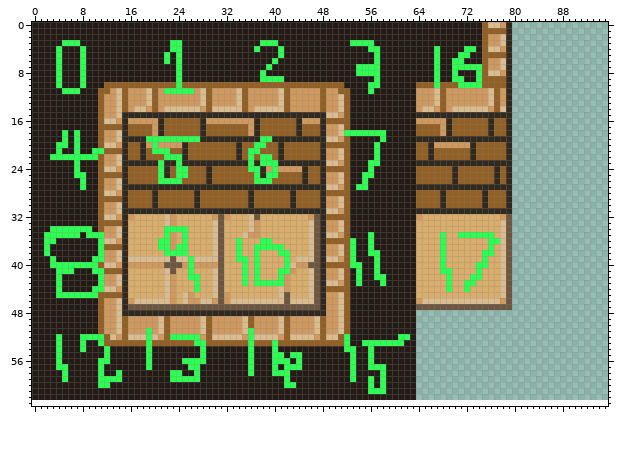
File history of a pixel-art file, assets/tiles/sandstone_tile.ase. The first picture shows the starting point.
96x63 pixels, 1 frame. The old version is drawn lined up with the new one, on the new canvas.
And afterwards:
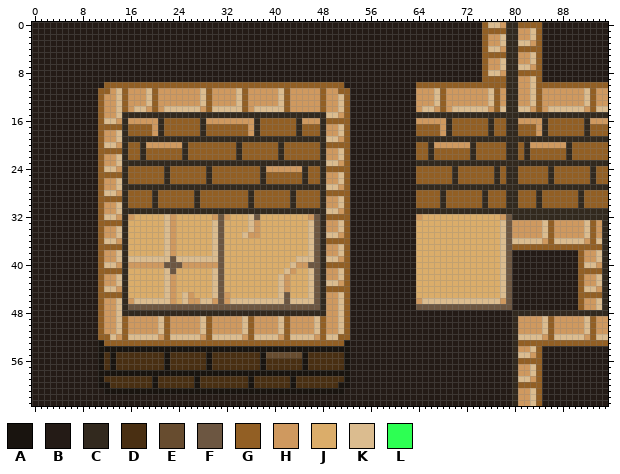
Palette (. is transparent): A #19140f  B #241b16  C #32291e  D #492f12  E #674c2f  F #6c5641  G #925f24  H #cf995f  J #dbad6a  K #dbbc8f  L #2dff53
Difference:
canvas 96x63 -> 96x64
y 0: x 80..95 ................ -> CGGGGBBBBBBBBBBB
y 1..2: x 80..95 ................ -> CHHKGBBBBBBBBBBB
y 3: x 5..7 LLL -> BBB; x 23..24 LL -> BB; x 38..40 LLL -> BBB; x 53..56 LLLL -> BBBB; x 80..95 ................ -> CKKHGBBBBBBBBBBB
y 4: x 4 L -> B; x 8 L -> B; x 23..24 LL -> BB; x 37 L -> B; x 41 L -> B; x 56..57 LL -> BB; x 67 L -> B; x 72..73 LL -> BB; x 80..95 ................ -> CGGGGBBBBBBBBBBB
y 5: x 4 L -> B; x 8 L -> B; x 22 L -> B; x 24 L -> B; x 41 L -> B; x 57 L -> B; x 67 L -> B; x 71..72 LL -> BB; x 80..95 ................ -> CHHKGBBBBBBBBBBB
y 6: x 4 L -> B; x 8 L -> B; x 22 L -> B; x 24 L -> B; x 40 L -> B; x 57 L -> B; x 67 L -> B; x 70..71 LL -> BB; x 80..95 ................ -> CHHKGBBBBBBBBBBB
y 7: x 4 L -> B; x 8 L -> B; x 24 L -> B; x 39 L -> B; x 54..57 LLLL -> BBBB; x 67 L -> B; x 70..74 LLLLL -> BBBBB; x 80..95 ................ -> CKKHGBBBBBBBBBBB
y 8: x 4 L -> B; x 8 L -> B; x 24 L -> B; x 38 L -> B; x 54..57 LLLL -> BBBB; x 67 L -> B; x 70 L -> B; x 74 L -> B; x 80..95 ................ -> CGGGGBBBBBBBBBBB
y 9: x 4 L -> B; x 8 L -> B; x 24 L -> B; x 38..41 LLLL -> BBBB; x 57 L -> B; x 67 L -> B; x 70..71 LL -> BB; x 74 L -> B; x 80..95 ................ -> CHHKGBBBBBBBBBBB
y 10: x 4 L -> B; x 8 L -> B; x 24 L -> G; x 56..57 LL -> BB; x 67 L -> G; x 71..74 LLLL -> GGGG; x 80..95 ................ -> CHHKGGGGGGGGGGGG
y 11: x 5..7 LLL -> BBB; x 22..26 LLLLL -> HHHHH; x 56 L -> B; x 80..95 ................ -> CHHKGHHHHHHHKGHH
y 12..13: x 80..95 ................ -> CHHKGHHHHHHHKGHH
y 14: x 80..95 ................ -> CKKHGHKKKKKKHGKK
y 15: x 80..95 ................ -> CCCCCCCCCCCCCCCC
y 16: x 80..95 ................ -> CHHHHCGGGGGGCHHH
y 17: x 80..95 ................ -> CGGGHCGGGGGGCGGG
y 18: x 5 L -> B; x 7 L -> B; x 52..58 LLLLLLL -> GBBBBBB; x 80..95 ................ -> CGGGHCGGGGGGCGGG
y 19: x 5 L -> B; x 7 L -> B; x 19..27 LLLLLLLLL -> CCCCCCCCC; x 38..39 LL -> CC; x 58 L -> B; x 80..95 ................ -> CCCCCCCCCCCCCCCC
y 20: x 4..5 LL -> BB; x 7 L -> B; x 20 L -> H; x 37..38 LL -> GG; x 57 L -> B; x 80..95 ................ -> CGCHHHHHHCGGGGGG
y 21: x 4 L -> B; x 7 L -> B; x 10..11 LL -> BG; x 20..22 LLL -> GGG; x 36..37 LL -> GG; x 57 L -> B; x 80..95 ................ -> CGCGGGGGGCGGGGGG
y 22: x 3..10 LLLLLLLL -> BBBBBBBB; x 22..24 LLL -> GGG; x 36 L -> G; x 38..39 LL -> GG; x 57 L -> B; x 80..95 ................ -> CGCGGGGGGCGGGGGG
y 23: x 7 L -> B; x 21 L -> C; x 24 L -> C; x 36 L -> C; x 38..40 LLL -> CCC; x 56..57 LL -> BB; x 80..95 ................ -> CCCCCCCCCCCCCCCC
y 24: x 7 L -> B; x 21 L -> G; x 24..25 LL -> GG; x 36..37 LL -> GG; x 40 L -> H; x 56 L -> B; x 80..95 ................ -> CGGGGGCGGGGGGCGG
y 25: x 7..8 LL -> BB; x 21 L -> G; x 24..25 LL -> GG; x 37 L -> G; x 39..40 LL -> GG; x 55..56 LL -> BB; x 80..95 ................ -> CGGGGGCGGGGGGCGG
y 26: x 8 L -> B; x 21..24 LLLL -> GCGG; x 37..39 LLL -> GCG; x 55 L -> B; x 80..95 ................ -> CGGGGGCGGGGGGCGG
y 27: x 8 L -> B; x 54..55 LL -> BB; x 80..95 ................ -> CCCCCCCCCCCCCCCC
y 28..30: x 80..95 ................ -> CGGGCGGGGGGCGGGG
y 31..32: x 80..95 ................ -> CCCCCCCCCCCCCCCC
y 33: x 80..95 ................ -> HHHHHKGHHHHHKGHC
y 34: x 3..9 LLLLLLL -> BBBBBBB; x 22..25 LLLL -> KHJJ; x 80..95 ................ -> HHHHHKGHHHHHKGHC
y 35: x 2..7 LLLLLL -> BBBBBB; x 9..11 LLL -> BBG; x 22 L -> K; x 25 L -> J; x 56 L -> B; x 68 L -> J; x 71..76 LLLLLL -> JJJJJJ; x 80..95 ................ -> HHHHHKGHHHHHKGHC
y 36: x 2..3 LL -> BB; x 11 L -> G; x 21..22 LL -> JK; x 25 L -> J; x 34 L -> J; x 38..39 LL -> JJ; x 53 L -> B; x 56 L -> B; x 68 L -> J; x 76..77 LL -> JJ; x 80..95 ................ -> KKKKKHGKKKKKHGKC
y 37: x 2 L -> B; x 11 L -> G; x 21..22 LL -> JK; x 24..25 LL -> JJ; x 34 L -> J; x 37..41 LLLLL -> JJJJJ; x 53 L -> B; x 56 L -> B; x 68 L -> J; x 76 L -> J; x 80..95 ................ -> GGGGGGGGGGGGGGGC
y 38: x 2 L -> B; x 11 L -> G; x 22..25 LLLL -> KHJJ; x 34 L -> J; x 37 L -> J; x 41..42 LL -> JJ; x 53 L -> B; x 56..57 LL -> BB; x 68 L -> J; x 75..76 LL -> JJ; x 80..95 ................ -> BBBBBBBBBBBGHHKC
y 39: x 3 L -> B; x 10..11 LL -> BG; x 26 L -> K; x 34..35 LL -> JJ; x 37 L -> J; x 42 L -> J; x 53 L -> B; x 57 L -> B; x 68 L -> J; x 75 L -> J; x 80..95 ................ -> BBBBBBBBBBBGHHKC
y 40: x 3..10 LLLLLLLL -> BBBBBBBB; x 26 L -> H; x 35 L -> J; x 37 L -> J; x 42 L -> J; x 53..54 LL -> BB; x 57 L -> B; x 68 L -> J; x 74..75 LL -> JJ; x 80..95 ................ -> BBBBBBBBBBBGKKHC
y 41: x 4..6 LLL -> BBB; x 10..11 LL -> BG; x 26 L -> J; x 35 L -> J; x 37 L -> J; x 41..42 LL -> JK; x 54 L -> B; x 57 L -> B; x 68..69 LL -> JJ; x 74 L -> J; x 80..95 ................ -> BBBBBBBBBBBGGGGC
y 42: x 4 L -> B; x 11 L -> G; x 26..27 LL -> JJ; x 35 L -> J; x 37 L -> J; x 41 L -> K; x 54 L -> B; x 57..58 LL -> BB; x 69 L -> J; x 73..74 LL -> JJ; x 80..95 ................ -> BBBBBBBBBBBGHHKC
y 43: x 4 L -> B; x 11 L -> G; x 27 L -> J; x 35 L -> J; x 37..41 LLLLL -> JJJJK; x 54 L -> B; x 58 L -> B; x 69 L -> J; x 72..73 LL -> JJ; x 80..95 ................ -> BBBBBBBBBBBGHHKC
y 44: x 4 L -> B; x 10..11 LL -> BG; x 27 L -> J; x 69 L -> J; x 72 L -> J; x 80..95 ................ -> BBBBBBBBBBBGKKHC
y 45: x 4..10 LLLLLLL -> BBBBBBB; x 80..95 ................ -> BBBBBBBBBBBGGGGC
y 46..47: x 80..95 ................ -> BBBBBBBBBBBGHHKC
y 48: x 64..95 ................................ -> BBBBBBBBBBBBBBBBCCCCCCCCCCCCCCCC
y 49..50: x 64..95 ................................ -> BBBBBBBBBBBBBBBBCHHHHKGHHHHHKGHH
y 51: x 19 L -> H; x 36 L -> G; x 64..95 ................................ -> BBBBBBBBBBBBBBBBCHHHHKGHHHHHKGHH
y 52: x 4 L -> B; x 8..11 LLLL -> BBBG; x 19 L -> K; x 23..27 LLLLL -> KKKKK; x 36 L -> G; x 52 L -> G; x 61..62 LL -> BB; x 64..95 ................................ -> BBBBBBBBBBBBBBBBCKKKKHGKKKKKHGKK
y 53: x 4 L -> B; x 8 L -> B; x 11 L -> A; x 19 L -> G; x 27..28 LL -> GG; x 36 L -> G; x 40 L -> G; x 52 L -> A; x 55..61 LLLLLLL -> BBBBBBB; x 64..95 ................................ -> BBBBBBBBBBBBBBBBCGGGGGGGGGGGGGGG
y 54: x 4 L -> B; x 8 L -> B; x 11..53 BLBBBBBBLBBBBBBBBLBBBBBBBLBBBLBBBBBBBBBBBLL -> AAAAAAAAAAAAAAAAAAAAAAAAAAAAAAAAAAAAAAAAAAB; x 56 L -> B; x 64..95 ................................ -> BBBBBBBBBBBBBBBBCHHKGBBBBBBBBBBB
y 55: x 4 L -> B; x 11..53 BLBBBBBBLBBBBBBBBLBBBBBBBLBBBLLBLLBBBBBBBBL -> ADADDDDDDDDADDDDDDADDDDDDDDAEEEEEEADDDDDDAB; x 56 L -> B; x 64..95 ................................ -> BBBBBBBBBBBBBBBBCKKHGBBBBBBBBBBB
y 56: x 4 L -> B; x 11..53 LLBBBBBBLBBBBBLLLLBBBBBBBLBBBLLLBLBBBBBBBBL -> ADADDDDDDDDADDDDDDADDDDDDDDADDDDDDADDDDDDAB; x 56 L -> B; x 64..95 ................................ -> BBBBBBBBBBBBBBBBCGGGGBBBBBBBBBBB
y 57: x 4..5 LL -> BB; x 11..53 LBBBBBBBLBBBBBBLLBBBBBBBBLBBBLBLLLBBBBBBBBL -> ADADDDDDDDDADDDDDDADDDDDDDDADDDDDDADDDDDDAB; x 56..58 LLL -> BBB; x 64..95 ................................ -> BBBBBBBBBBBBBBBBCHHKGBBBBBBBBBBB
y 58: x 5 L -> B; x 11..53 LBBLBBBBBBBBLLBBLBBBBBBBBLBBBLLLBBBBBBBBBBL -> AAAAAAAAAAAAAAAAAAAAAAAAAAAAAAAAAAAAAAAAAAB; x 58 L -> B; x 64..95 ................................ -> BBBBBBBBBBBBBBBBCHHKGBBBBBBBBBBB
y 59: x 5 L -> B; x 11..53 LLLLBBBBBBBBLLLLLBBBBBBBBBBBBBBLBBBBBBBBBBL -> ADDDDDDDDADDDDDDADDDDDDDDADDDDDDADDDDDDDDAB; x 56 L -> B; x 58 L -> B; x 64..95 ................................ -> BBBBBBBBBBBBBBBBCKKHGBBBBBBBBBBB
y 60: x 11..52 LLBBBBBBBBBBBBBBBBBBBBBBBBBBBBBLLBBBBBBBBB -> AADDDDDDDADDDDDDADDDDDDDDADDDDDDADDDDDDDAA; x 56 L -> B; x 58 L -> B; x 64..95 ................................ -> BBBBBBBBBBBBBBBBCGGGGBBBBBBBBBBB
y 61: x 12..51 BBBBBBBBBBBBBBBBBBBBBBBBBBBBBBBBBBBBBBBB -> AAAAAAAAAAAAAAAAAAAAAAAAAAAAAAAAAAAAAAAA; x 56..58 LLL -> BBB; x 64..95 ................................ -> BBBBBBBBBBBBBBBBCHHKGBBBBBBBBBBB
y 62: x 64..95 ................................ -> BBBBBBBBBBBBBBBBCHHKGBBBBBBBBBBB
y 63: x 0..95 ................................................................................................ -> BBBBBBBBBBBBBBBBBBBBBBBBBBBBBBBBBBBBBBBBBBBBBBBBBBBBBBBBBBBBBBBBBBBBBBBBBBBBBBBBCHHKGBBBBBBBBBBB
Where, in picture pixels (left, top, right, bottom), the same in both pictures:
changed: (32, 22, 608, 406)
